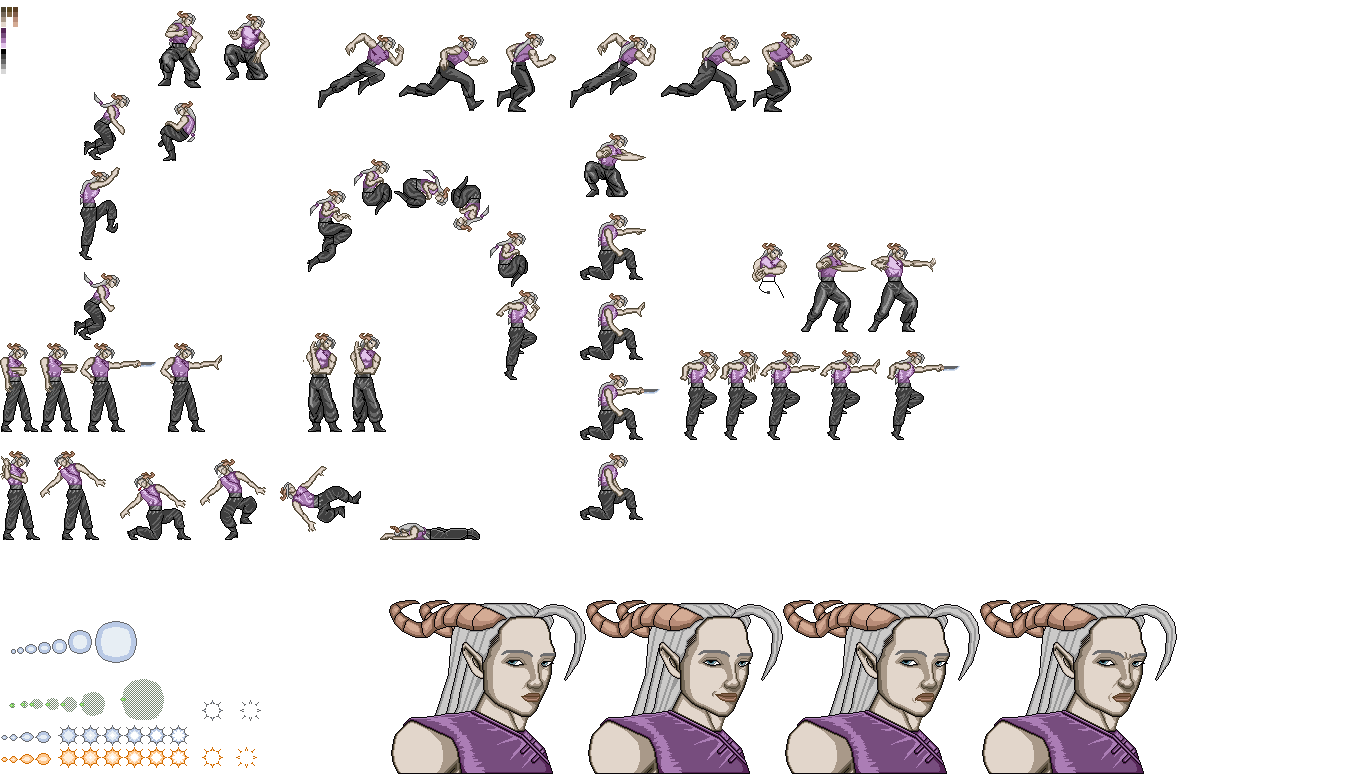
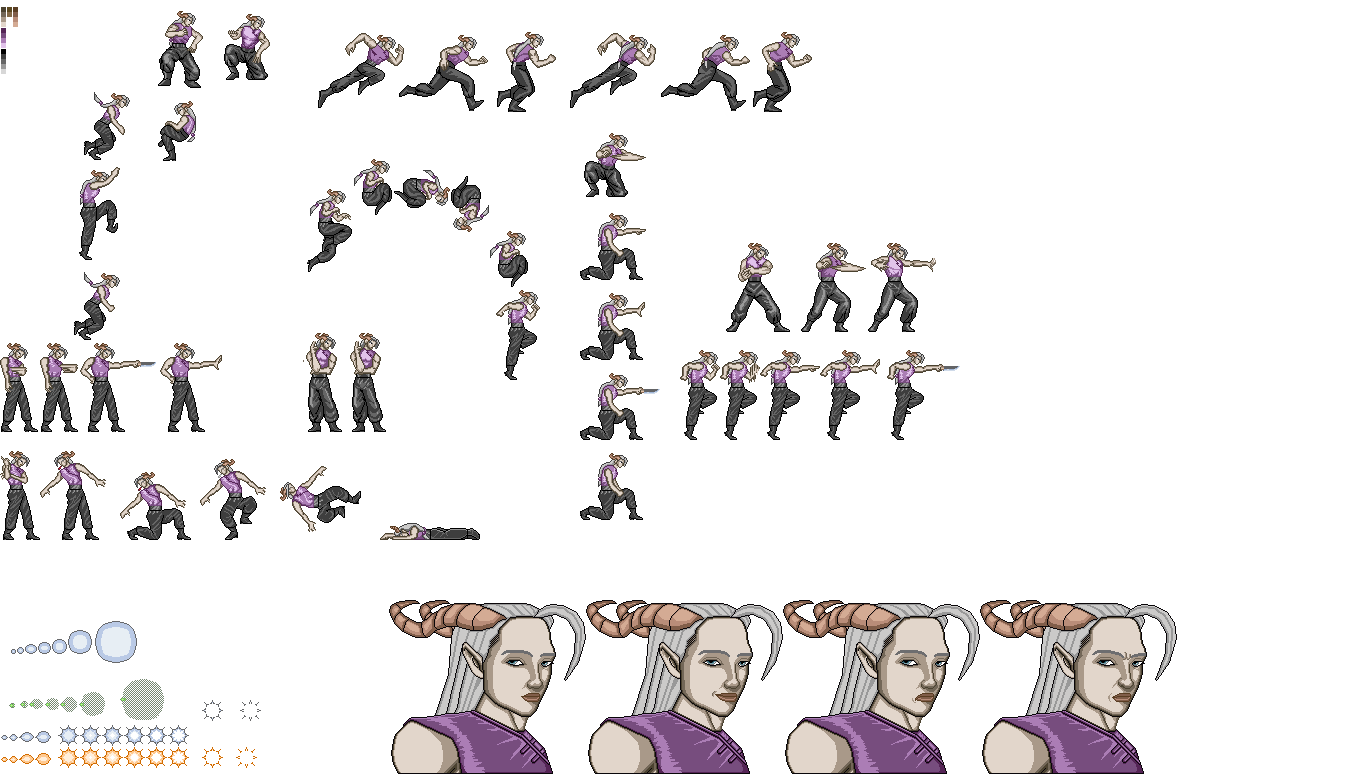
Comparing the layer stacks of the two 1347 x 774 images. Changes:
painted on "Copiar de Pintar camada 1" (1st of 2, in "Ataque" › "fire bolt") over [726, 243, 790, 332]
painted on "Pintar camada 1" (1st of 6, in "Ataque" › "fire bolt") over [726, 243, 790, 332]
painted on "Pintar camada 1" (3rd of 6, in "Ataque" › "fire bolt") over [726, 243, 790, 332]
painted on "1" (5th of 5, in "Correndo") over [726, 243, 790, 332]
